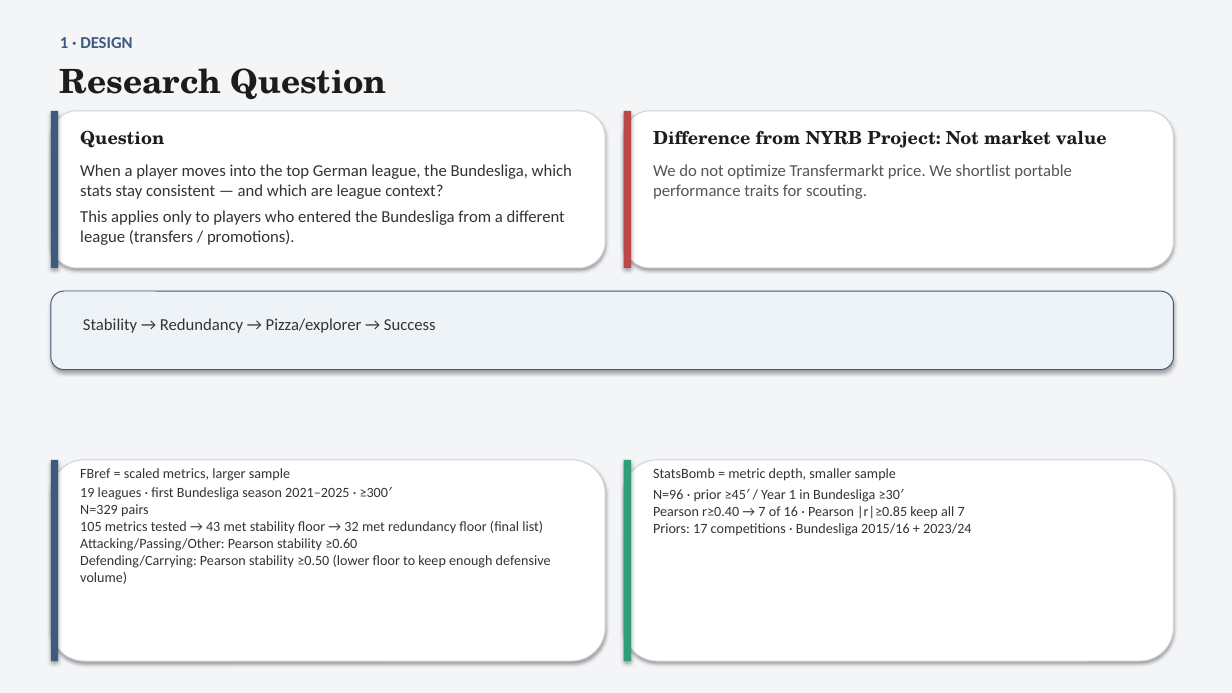
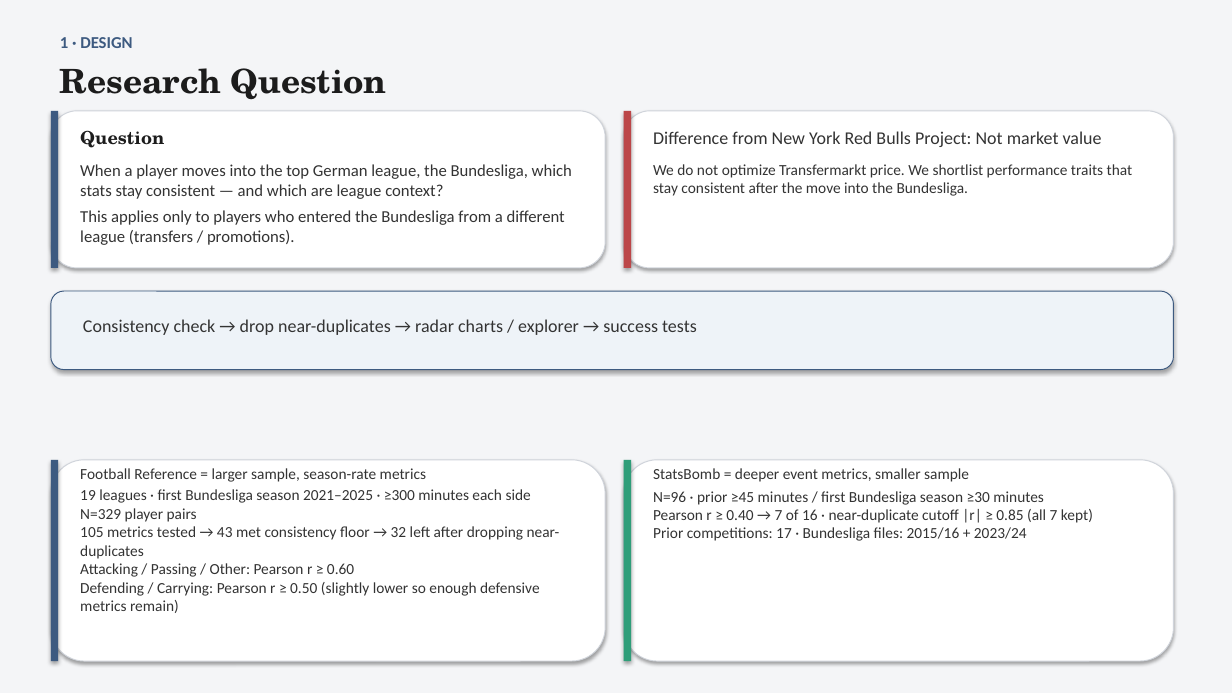
Before and after one commit to colbymorris08/bundesliga-transfer-traits, a slide deck: slide 3 of bundesliga_transfer_traits.pptx. Drawn at 1232x693 pixels with LibreOffice and Linux fonts; fonts in the diff are those of the drawing. Boxes give left, top, right and bottom in pixels: in the first picture for what was removed or moved away, otherwise in the second. Text is boxed around its words. In the diff, an @@ line names an element or a change of style, - is before the commit and + after.

```diff
--- a/bundesliga_transfer_traits.pptx
+++ b/bundesliga_transfer_traits.pptx
@@ text at <box>653,131,1102,147</box>: text changed; font TeX Gyre Schola to Calibri; text colour #1C1C1C to #333333; bold off @@
-Difference from NYRB Project: Not market value
+Difference from New York Red Bulls Project: Not market value
@@ text at <box>653,164,1133,196</box>: text changed; size 13 to 12 pt; text colour #555555 to #333333 @@
-We do not optimize Transfermarkt price. We shortlist portable performance traits for scouting.
+We do not optimize Transfermarkt price. We shortlist performance traits that stay consistent after the move into the Bundesliga.
@@ text at <box>83,319,697,335</box>: text changed; size 13 to 14 pt @@
-Stability → Redundancy → Pizza/explorer → Success
+Consistency check → drop near-duplicates → radar charts / explorer → success tests
@@ text at <box>80,468,560,613</box>: text changed; size 11 to 12 pt @@
-FBref = scaled metrics, larger sample
-19 leagues · first Bundesliga season 2021–2025 · ≥300′
-N=329 pairs
-105 metrics tested → 43 met stability floor → 32 met redundancy floor (final list)
-Attacking/Passing/Other: Pearson stability ≥0.60
-Defending/Carrying: Pearson stability ≥0.50 (lower floor to keep enough defensive volume)
+Football Reference = larger sample, season-rate metrics
+19 leagues · first Bundesliga season 2021–2025 · ≥300 minutes each side
+N=329 player pairs
+105 metrics tested → 43 met consistency floor → 32 left after dropping near-duplicates
+Attacking / Passing / Other: Pearson r ≥ 0.60
+Defending / Carrying: Pearson r ≥ 0.50 (slightly lower so enough defensive metrics remain)
@@ text at <box>653,468,1093,541</box>: text changed; size 11 to 12 pt @@
-StatsBomb = metric depth, smaller sample
-N=96 · prior ≥45′ / Year 1 in Bundesliga ≥30′
-Pearson r≥0.40 → 7 of 16 · Pearson |r|≥0.85 keep all 7
-Priors: 17 competitions · Bundesliga 2015/16 + 2023/24
+StatsBomb = deeper event metrics, smaller sample
+N=96 · prior ≥45 minutes / first Bundesliga season ≥30 minutes
+Pearson r ≥ 0.40 → 7 of 16 · near-duplicate cutoff |r| ≥ 0.85 (all 7 kept)
+Prior competitions: 17 · Bundesliga files: 2015/16 + 2023/24
```
Also in this commit, not shown: 22 other slides changed.
